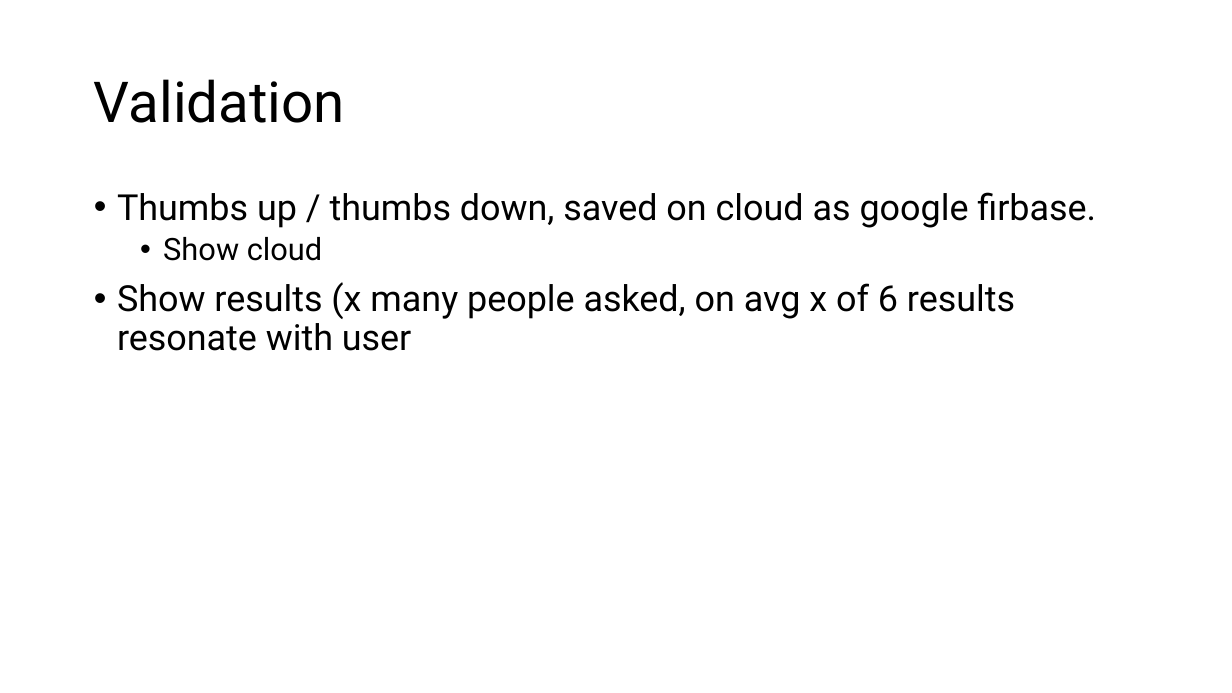
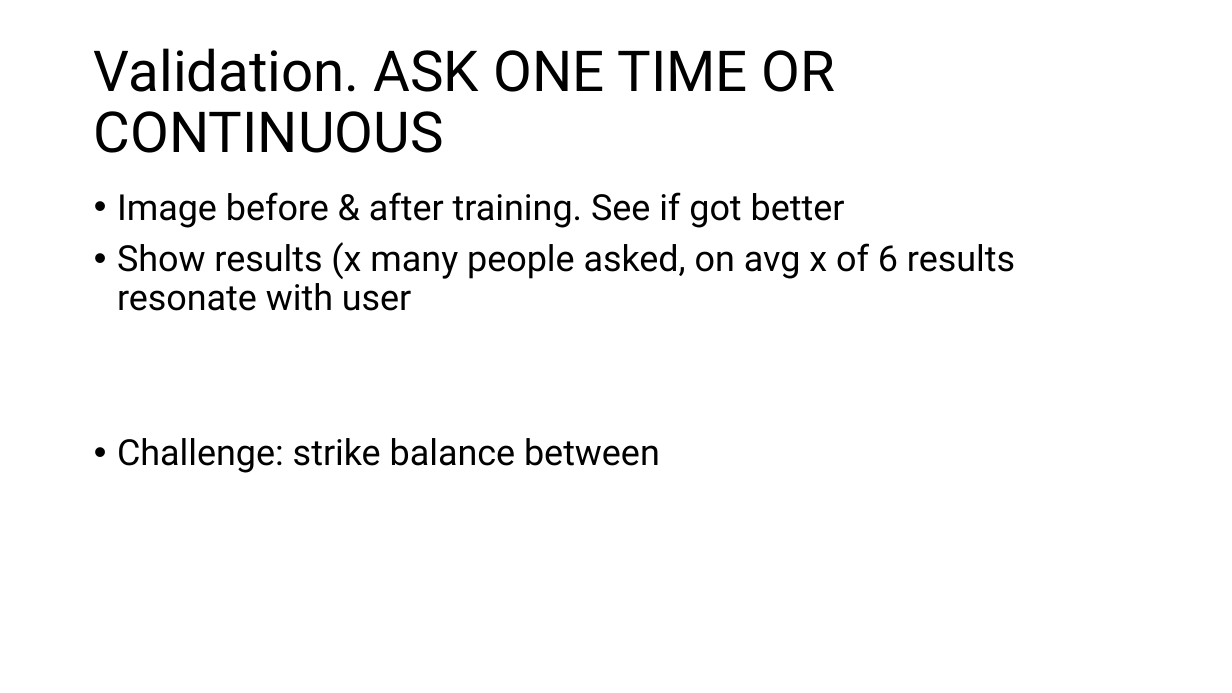
Before and after one commit to Luk-stud/Watch-recomender-DISPRO, a slide deck: slide 14 of Base_DISPRO Präsi.pptx (slide 11 before the commit). Drawn at 1232x693 pixels with LibreOffice and Linux fonts; fonts in the diff are those of the drawing. Boxes give left, top, right and bottom in pixels: in the first picture for what was removed or moved away, otherwise in the second. Text is boxed around its words. In the diff, an @@ line names an element or a change of style, - is before the commit and + after.

```diff
--- a/Base_DISPRO Präsi.pptx
+++ b/Base_DISPRO Präsi.pptx
@@ title at [94, 48, 836, 153]: text changed @@
-Validation
+Validation. ASK ONE TIME OR CONTINUOUS
@@ text at [117, 192, 845, 228]: text changed @@
-• Thumbs up / thumbs down, saved on cloud as google firbase.
-  • Show cloud
+• Image before & after training. See if got better
@@ text at [117, 438, 660, 473]: paragraph added @@
+• Challenge: strike balance between
```
Also in this commit, not shown: 8 other slides changed, 6 slides added, 2 slides removed.
